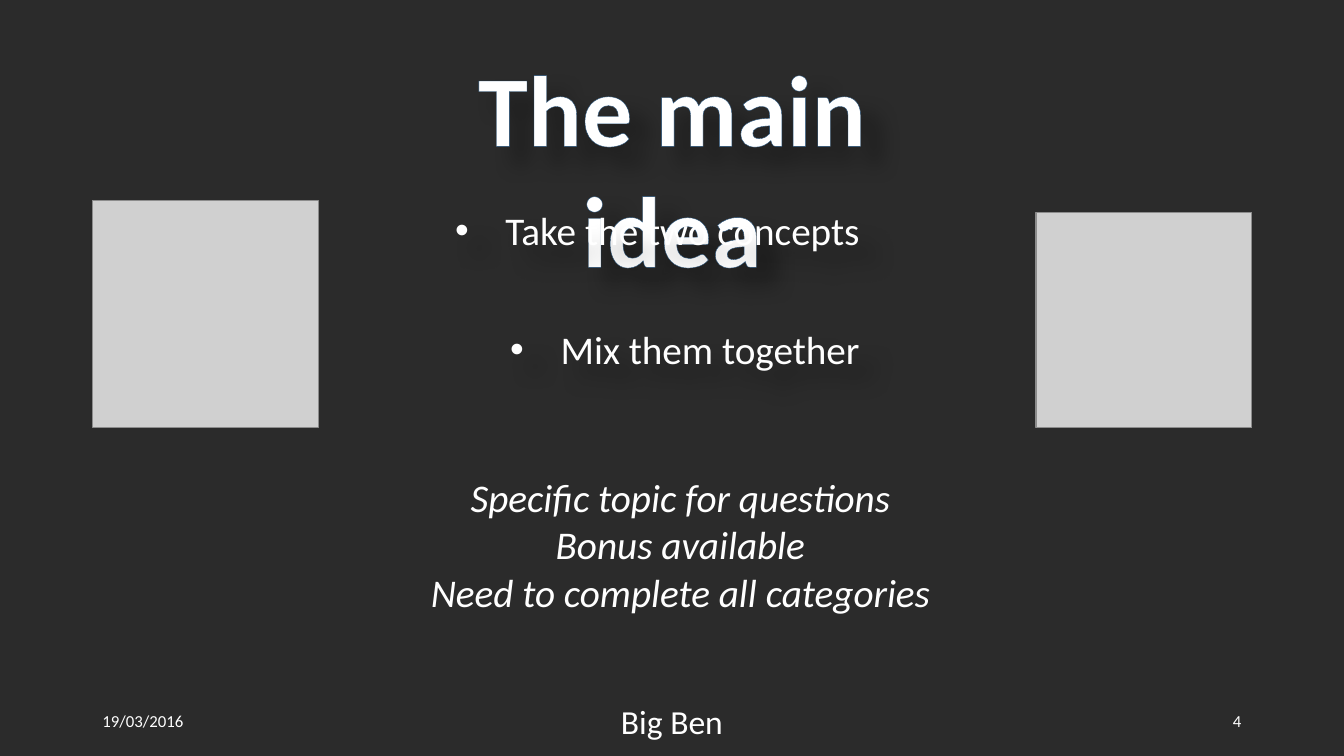
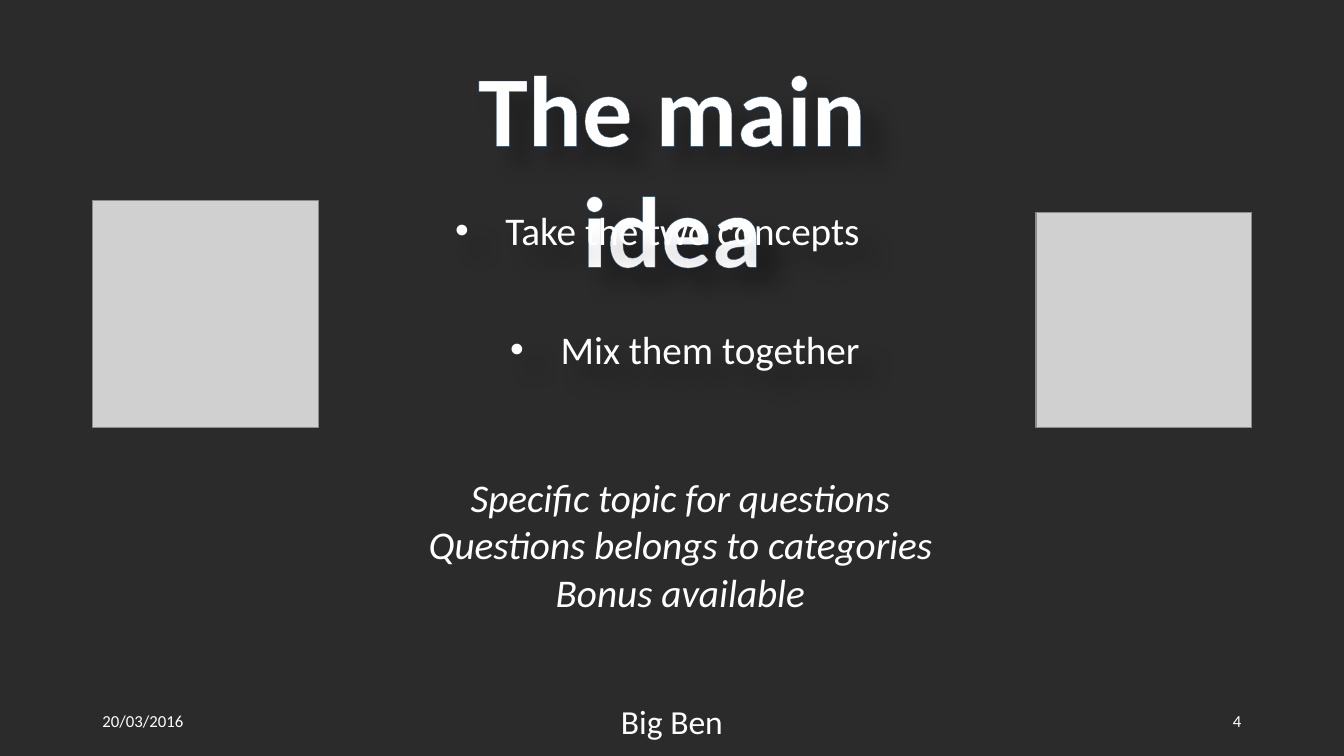
Before and after one commit to Qu1lby/BigBen, a slide deck: slide 4 of Presentation.pptx. Drawn at 1344x756 pixels with LibreOffice and Linux fonts; fonts in the diff are those of the drawing; grey boxes stand for pictures; background and template pictures are left out; a plain dark background stands for a picture behind light text. Boxes give left, top, right and bottom in pixels: in the first picture for what was removed or moved away, otherwise in the second. Text is boxed around its words. In the diff, an @@ line names an element or a change of style, - is before the commit and + after.

Commit message:
pptx

```diff
--- a/Presentation.pptx
+++ b/Presentation.pptx
@@ text at <box>429,531,932,566</box>: paragraph added @@
+Questions belongs to categories
@@ text at <box>431,579,930,614</box>: paragraph removed @@
-Need to complete all categories
@@ text at <box>102,715,183,728</box>: text changed @@
-19/03/2016
+20/03/2016
```
Also in this commit, not shown: 1 other slide changed.
